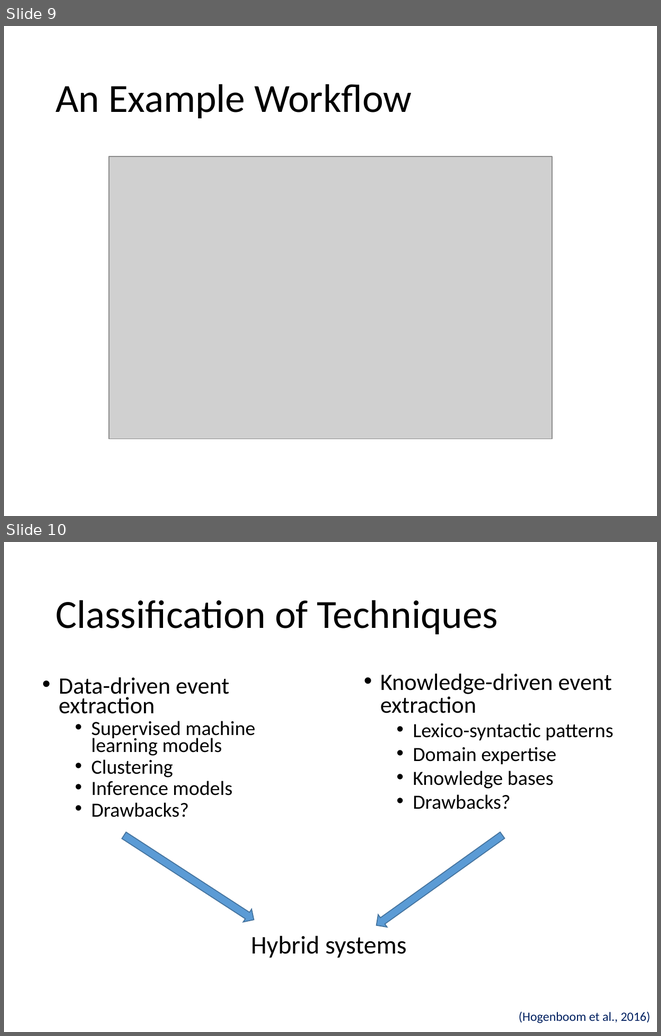
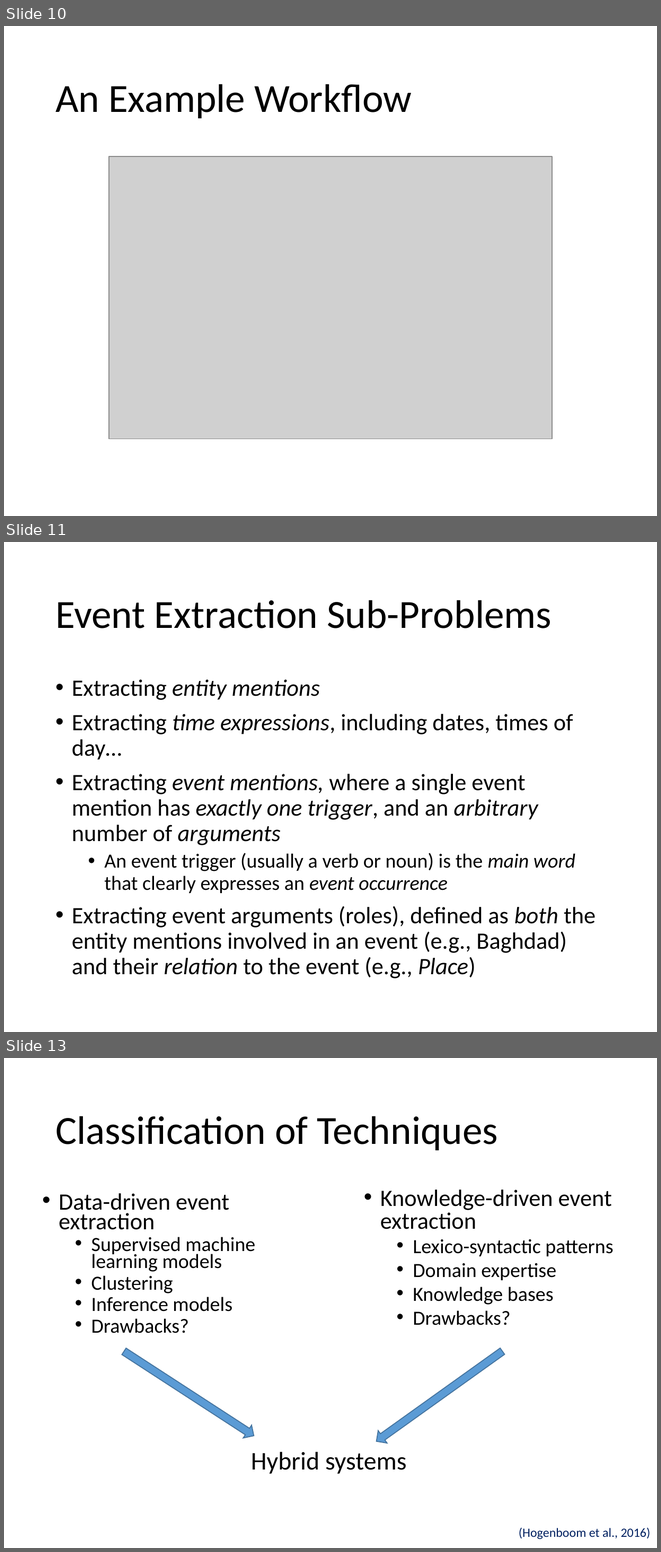
Before and after one commit to evhart/smasac-tutorial, a slide deck: slides/pptx/5-event-extraction.pptx. Shown one above the other, each under a label of ours: slides 9 and 10 before the commit, slides 10, 11 and 13 after it; the slides between them are not shown. The pictures are 661x1036 and 661x1552 pixels, drawn with LibreOffice and Linux fonts; fonts in the diff are those of the drawing; grey boxes stand for pictures. Boxes give left, top, right and bottom in pixels: in the first picture for what was removed or moved away, otherwise in the second. Text is boxed around its words. In the diff, an @@ line names an element or a change of style, - is before the commit and + after.

Commit message:
made changes to event extraction slides

```diff
--- a/slides/pptx/5-event-extraction.pptx
+++ b/slides/pptx/5-event-extraction.pptx
@@ slide 11 added at (4, 542, 657, 1032), background #FFFFFF @@
@@ title added at (55, 600, 551, 628), 44 pt, text #000000 @@
+Event Extraction Sub-Problems
@@ text added at (72, 679, 595, 978), 25.9 pt, text #000000 @@
+• Extracting entity mentions
+• Extracting time expressions, including dates, times of day…
+• Extracting event mentions, where a single event mention has exactly one trigger, and an arbitrary number of arguments
+  • An event trigger (usually a verb or noun) is the main word that clearly expresses an event occurrence
+• Extracting event arguments (roles), defined as both the entity mentions involved in an event (e.g., Baghdad) and their relation to the event (e.g., Place)
@@ what was slide 9 is now slide 10 @@
@@ what was slide 10 is now slide 13 @@
```
Also in this commit, not shown: 3 slides changed, 2 other slides added.
